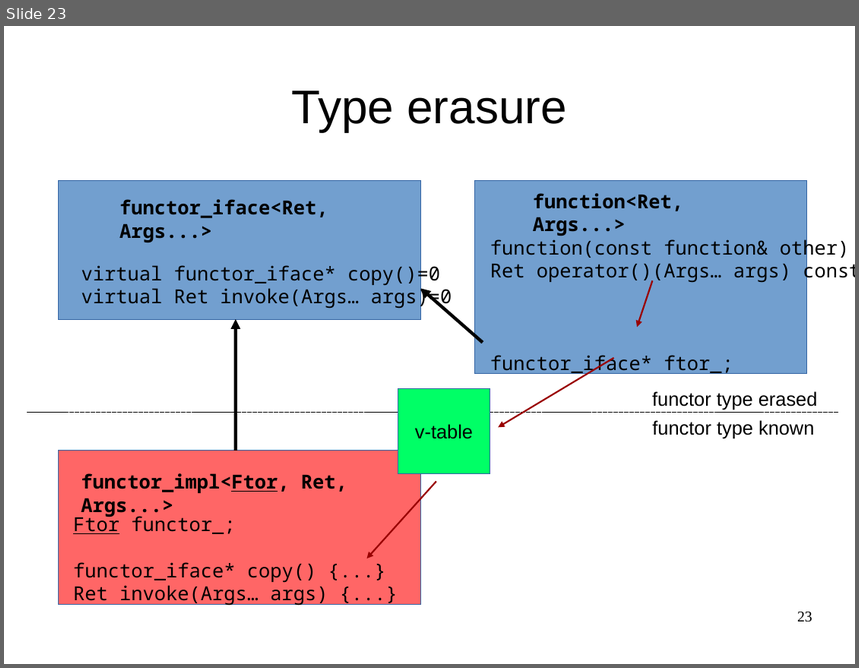
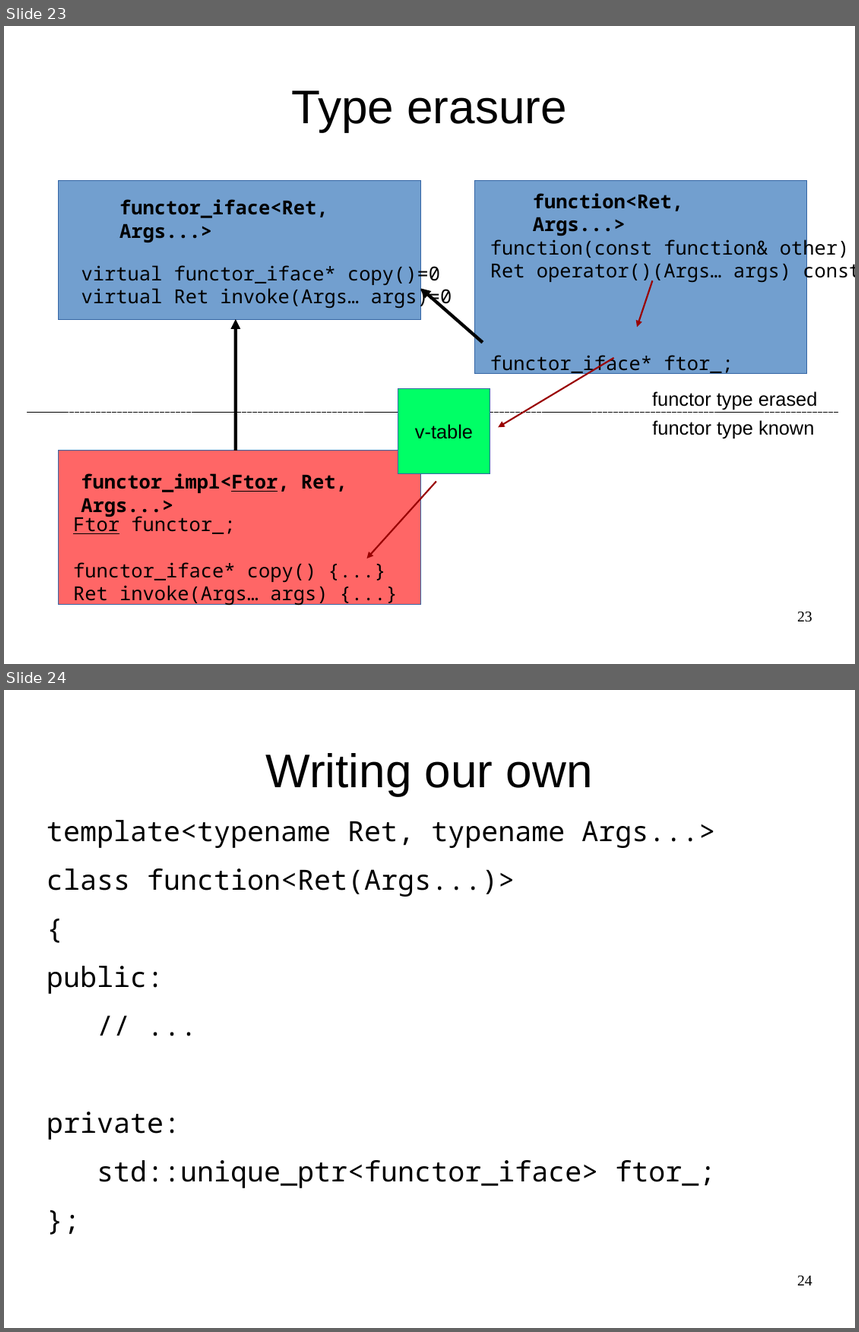
Before and after one commit to maciekgajewski/demystifying_std_function, a slide deck: demystifying-std-function.odp. Shown one above the other, each under a label of ours: slide 23 before the commit, slides 23 and 24 after it. The pictures are 859x668 and 859x1332 pixels, drawn with LibreOffice and Linux fonts; fonts in the diff are those of the drawing. Boxes give left, top, right and bottom in pixels: in the first picture for what was removed or moved away, otherwise in the second. Text is boxed around its words. In the diff, an @@ line names an element or a change of style, - is before the commit and + after.

```diff
--- a/demystifying-std-function.odp
+++ b/demystifying-std-function.odp
@@ slide 24 added at (4,690,855,1328), background #FFFFFF @@
@@ title added at (266,753,593,796), 44 pt, text #000000 @@
+Writing our own
@@ text added at (47,820,715,1189), 26 pt, text #000000 @@
+template<typename Ret, typename Args...>
+class function<Ret(Args...)>
+{
+public:
+// ...
+private:
+std::unique_ptr<functor_iface> ftor_;
+};
@@ page number added at (797,1276,813,1286), 14 pt, text #000000 @@
+24
```
Also in this commit, not shown: 1 slide changed, 8 other slides added.
